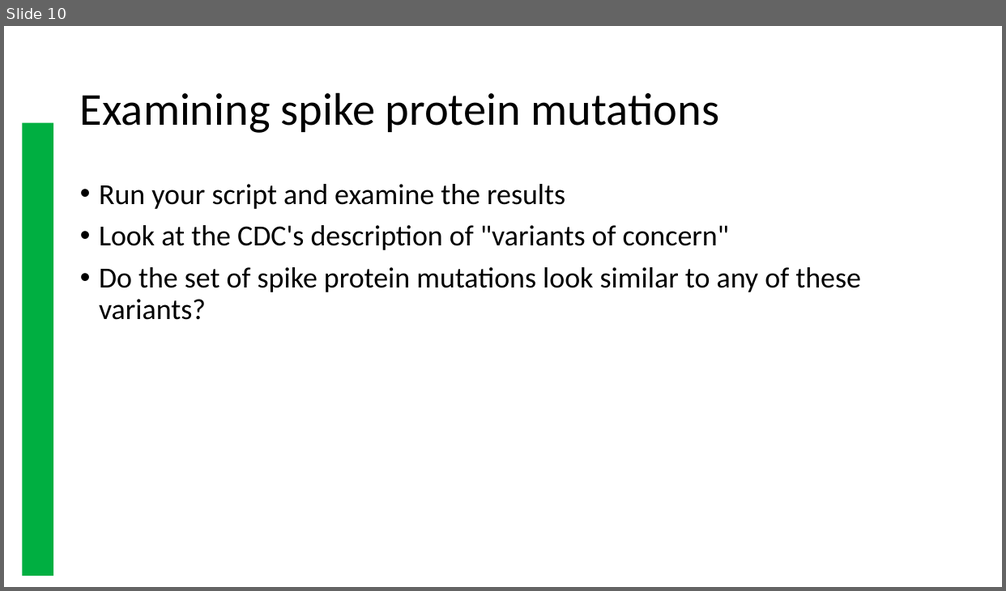
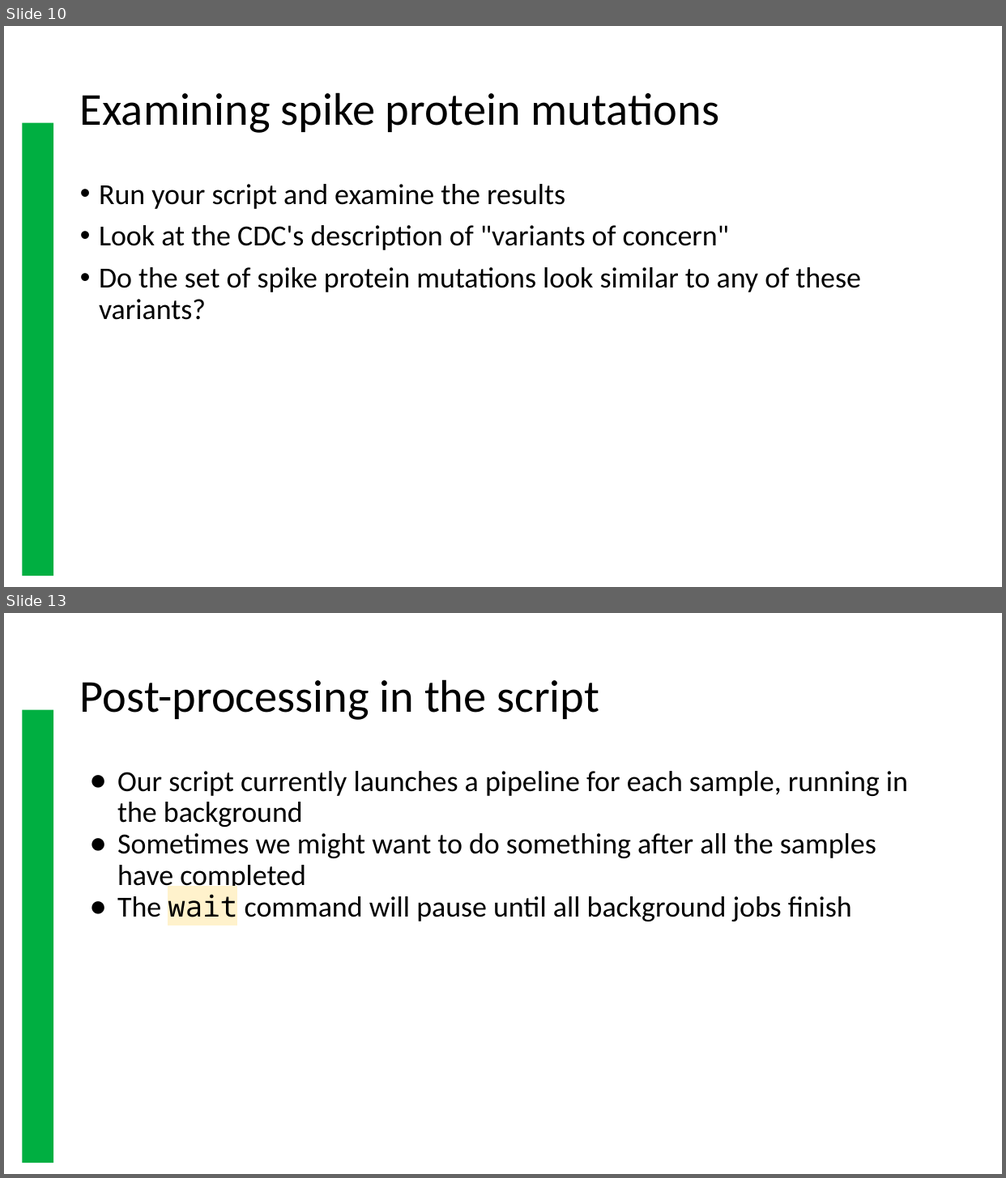
Before and after one commit to WVINBREbootcamp/BootcampPresentationsOld, a slide deck: ivar.pptx. Shown one above the other, each under a label of ours: slide 10 before the commit, slides 10 and 13 after it; the slides between them are not shown. The pictures are 1006x591 and 1006x1178 pixels, drawn with LibreOffice and Linux fonts; fonts in the diff are those of the drawing; background and template pictures are left out. Boxes give left, top, right and bottom in pixels: in the first picture for what was removed or moved away, otherwise in the second. Text is boxed around its words. In the diff, an @@ line names an element or a change of style, - is before the commit and + after.

```diff
--- a/ivar.pptx
+++ b/ivar.pptx
@@ slide 13 added at (x1=4, y1=613, x2=1002, y2=1174), background #FFFFFF; not listed: 1 template element that a slide beside it also shows @@
@@ title added at (x1=80, y1=679, x2=599, y2=720), 44 pt, text #000000 @@
+Post-processing in the script
@@ text added at (x1=117, y1=771, x2=908, y2=922), 28 pt, text #000000 @@
+● Our script currently launches a pipeline for each sample, running in the background
+● Sometimes we might want to do something after all the samples have completed
+● The wait command will pause until all background jobs finish
```
Also in this commit, not shown: 4 slides changed, 3 other slides added.
